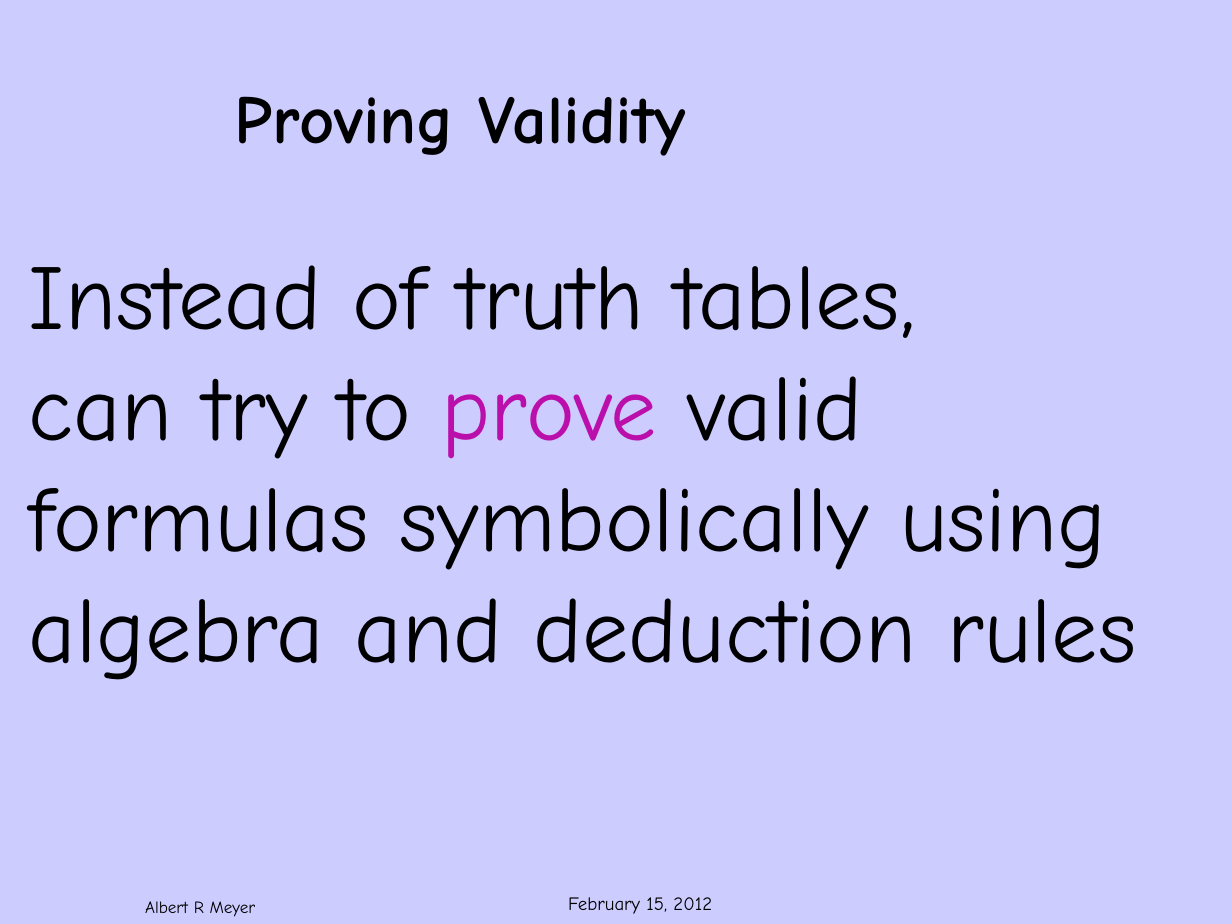
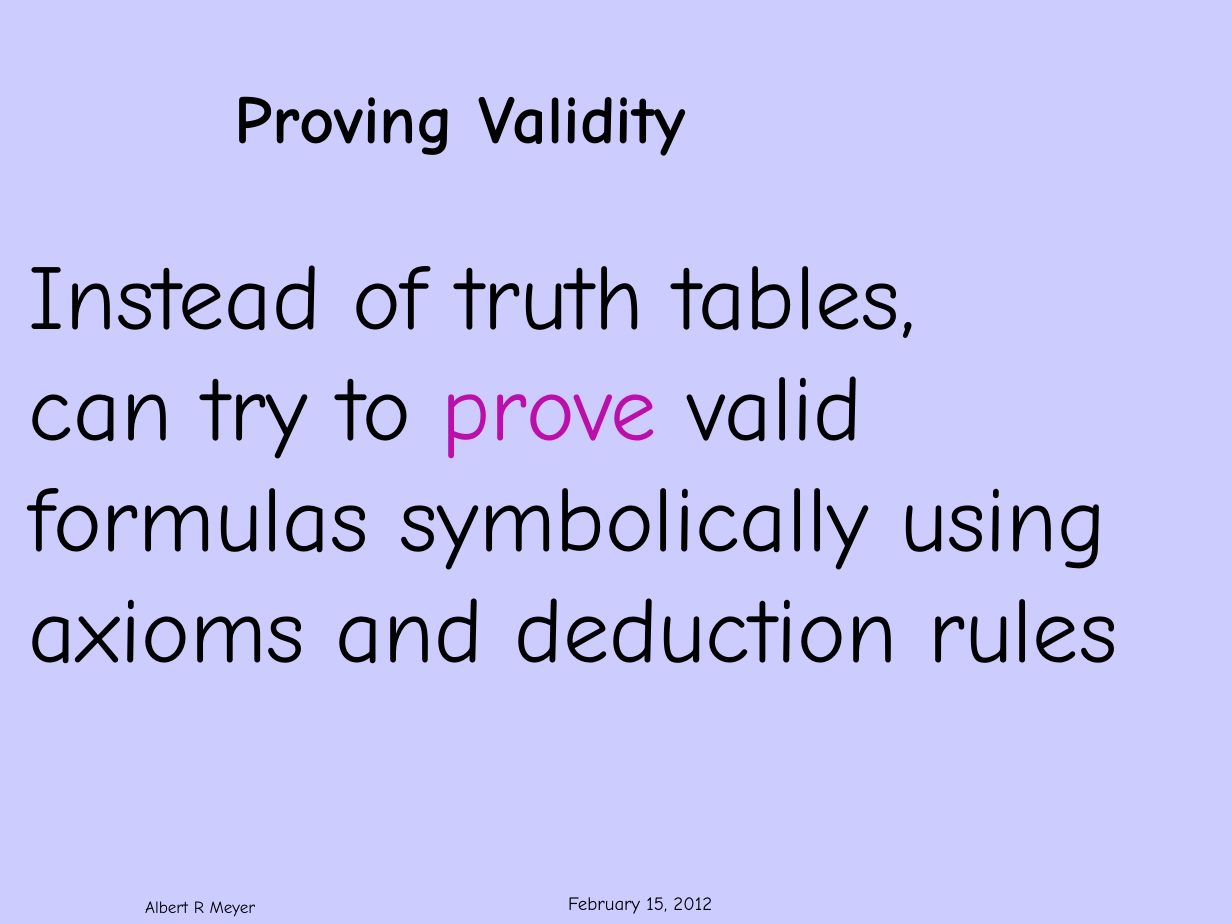
Before and after one commit to armeyer/mcs_web, a slide deck: slide 28 of spring12/slidesS12/slides2w.pptx. Drawn at 1232x924 pixels with LibreOffice and Linux fonts; fonts in the diff are those of the drawing; background and template pictures are left out. Boxes give left, top, right and bottom in pixels: in the first picture for what was removed or moved away, otherwise in the second. Text is boxed around its words. In the diff, an @@ line names an element or a change of style, - is before the commit and + after.

Commit message:
slides2w

```diff
--- a/spring12/slidesS12/slides2w.pptx
+++ b/spring12/slidesS12/slides2w.pptx
@@ text at box(29, 488, 1118, 664): text changed @@
-formulas symbolically using algebra and deduction rules
+formulas symbolically using axioms and deduction rules
```
Also in this commit, not shown: 3 other slides changed.
